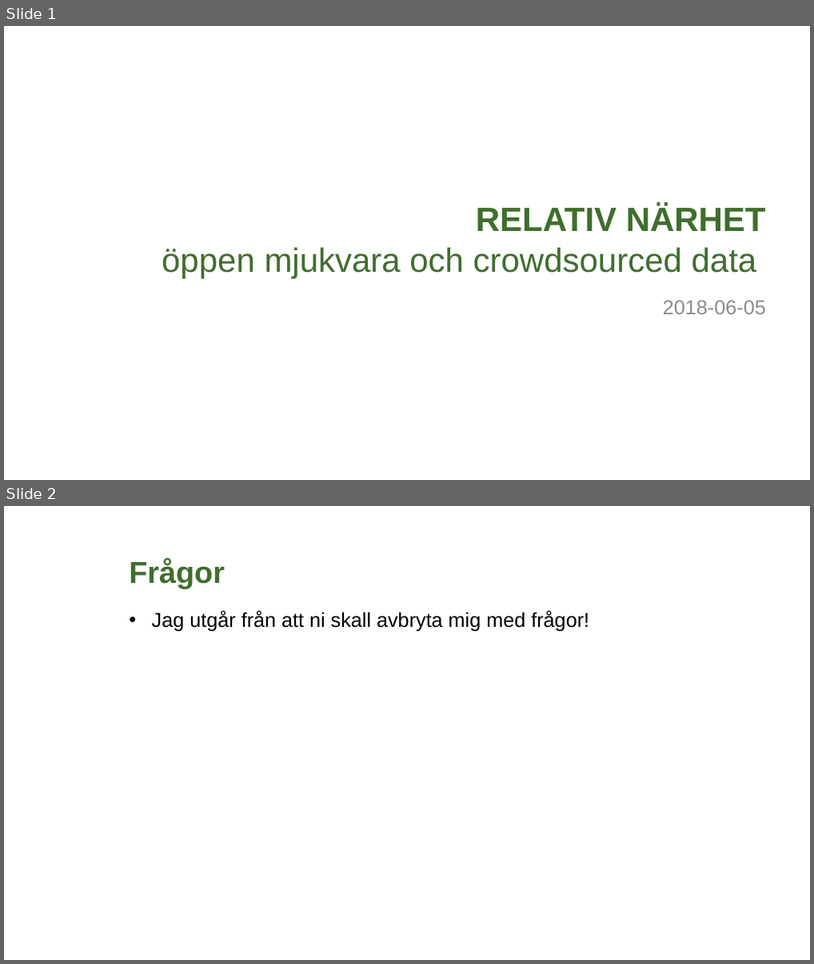
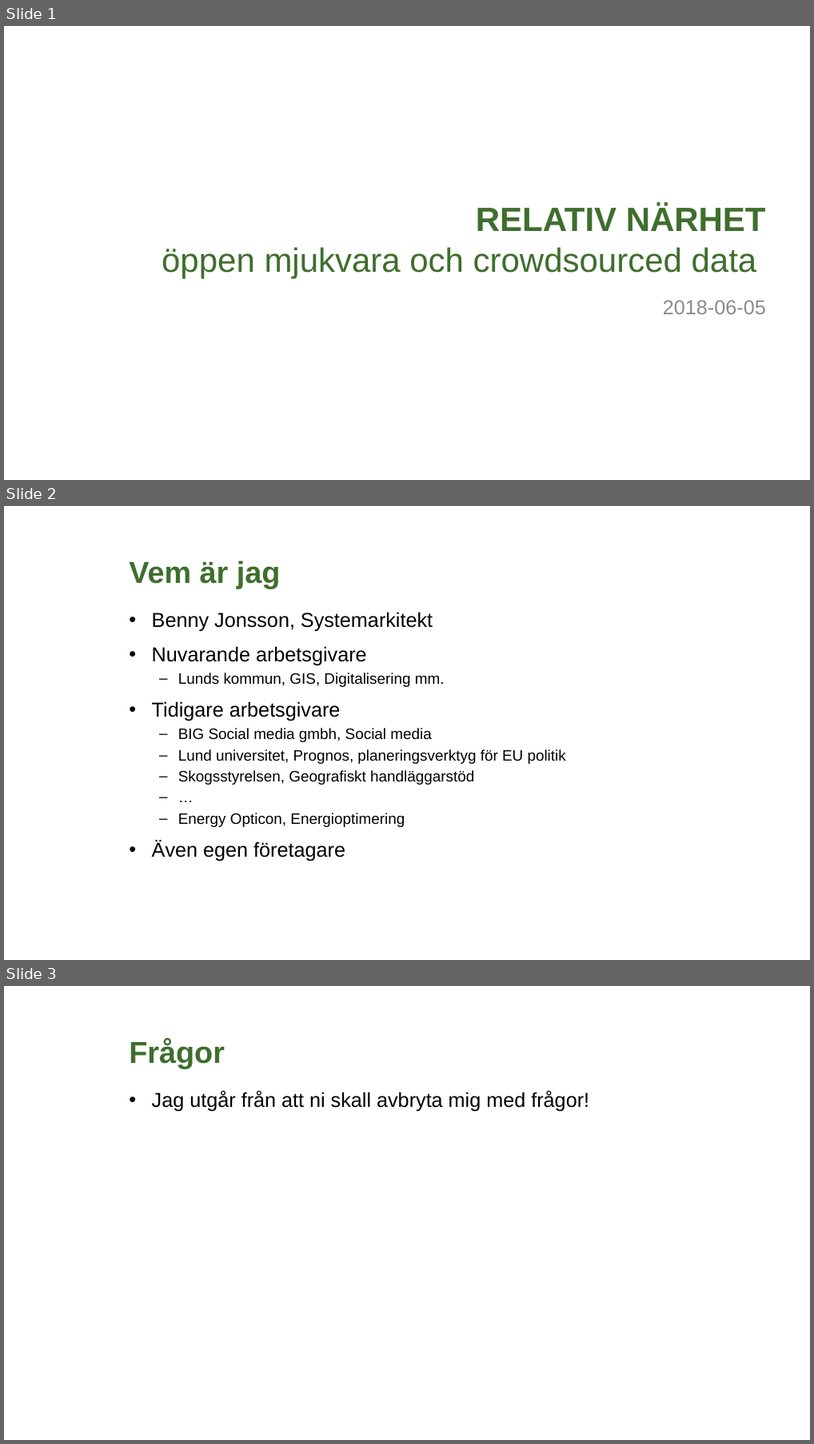
Before and after one commit to lundopendata/relativnarhet, a slide deck: RelativNarhetGeodatasamverkan2018.pptx. Shown one above the other, each under a label of ours: slides 1 and 2 before the commit, slides 1, 2 and 3 after it. The pictures are 814x964 and 814x1444 pixels, drawn with LibreOffice and Linux fonts; fonts in the diff are those of the drawing; background and template pictures are left out. Boxes give left, top, right and bottom in pixels: in the first picture for what was removed or moved away, otherwise in the second. Text is boxed around its words. In the diff, an @@ line names an element or a change of style, - is before the commit and + after.

```diff
--- a/RelativNarhetGeodatasamverkan2018.pptx
+++ b/RelativNarhetGeodatasamverkan2018.pptx
@@ slide 2 added at (4,506,810,960), background #FFFFFF @@
@@ title added at (129,560,281,588), 36 pt, text #3F6E2D, bold @@
+Vem är jag
@@ text added at (152,612,566,861), 18 pt, text #000000 @@
+• Benny Jonsson, Systemarkitekt
+• Nuvarande arbetsgivare
+  – Lunds kommun, GIS, Digitalisering mm.
+• Tidigare arbetsgivare
+  – BIG Social media gmbh, Social media
+  – Lund universitet, Prognos, planeringsverktyg för EU politik
+  – Skogsstyrelsen, Geografiskt handläggarstöd
+  – …
+  – Energy Opticon, Energioptimering
+• Även egen företagare
@@ what was slide 2 is now slide 3 @@
```
Also in this commit, not shown: 11 slides changed, 2 other slides added.
